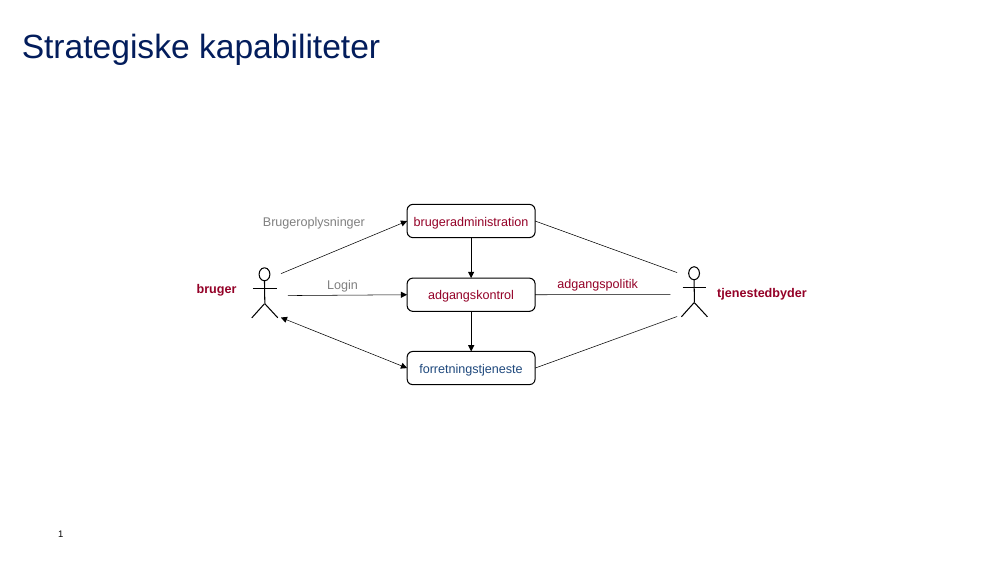
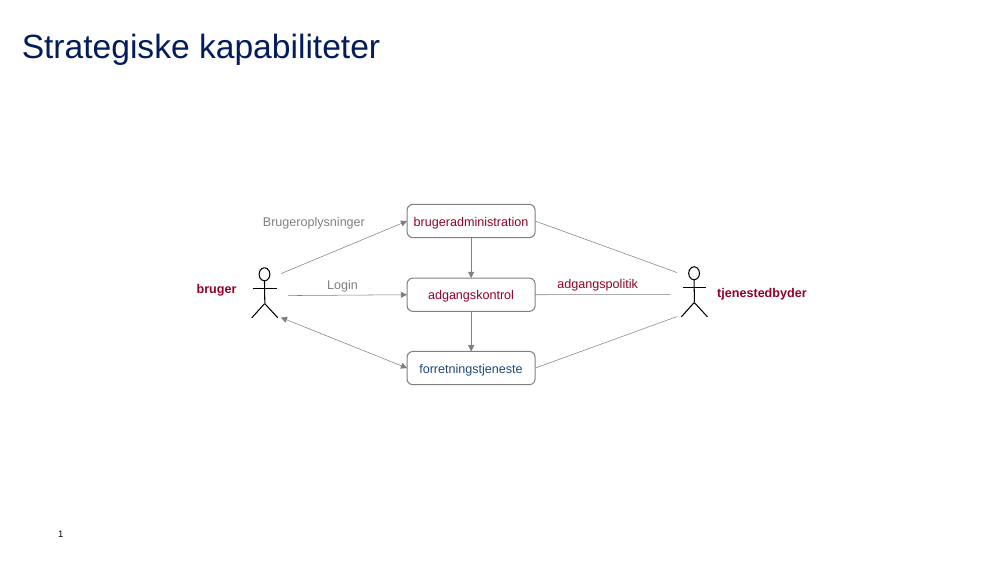
Before and after one commit to digst/trust, a slide deck: slide 1 of Figurer.pptx. Drawn at 1008x567 pixels with LibreOffice and Linux fonts; fonts in the diff are those of the drawing; background and template pictures are left out. Boxes give left, top, right and bottom in pixels: in the first picture for what was removed or moved away, otherwise in the second. Text is boxed around its words. In the diff, an @@ line names an element or a change of style, - is before the commit and + after.

```diff
--- a/Figurer.pptx
+++ b/Figurer.pptx
@@ arrow (281, 274) - (408, 221): stroke #000000 0.5 pt to #808080 0.5 pt @@
@@ arrow (471, 237) - (471, 278): stroke #000000 0.5 pt to #808080 0.5 pt @@
@@ line (535, 221) - (678, 273): stroke #000000 0.5 pt to #808080 0.5 pt @@
@@ arrow (287, 296) - (408, 295): stroke #000000 0.5 pt to #808080 0.5 pt @@
@@ line (535, 295) - (671, 295): stroke #000000 0.5 pt to #808080 0.5 pt @@
@@ double arrow (281, 318) - (408, 368): stroke #000000 0.5 pt to #808080 0.5 pt @@
@@ arrow (471, 312) - (471, 352): stroke #000000 0.5 pt to #808080 0.5 pt @@
@@ line (535, 368) - (678, 317): stroke #000000 0.5 pt to #808080 0.5 pt @@
@@ outline #000000 1 pt to #808080 1 pt in 3 elements at (x1=408, y1=204, x2=535, y2=237), (x1=408, y1=278, x2=535, y2=312), (x1=408, y1=352, x2=535, y2=385) @@
```
Also in this commit, not shown: 2 other slides changed, 6 other files.
